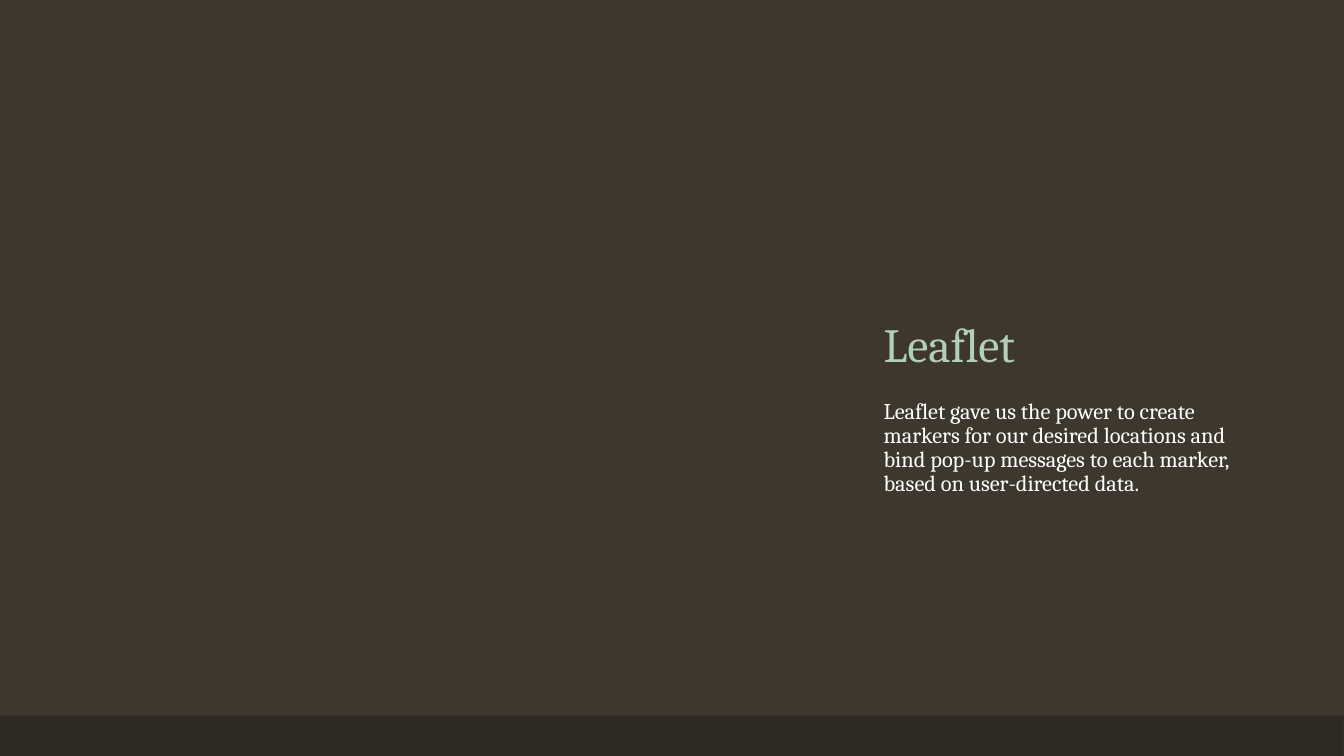
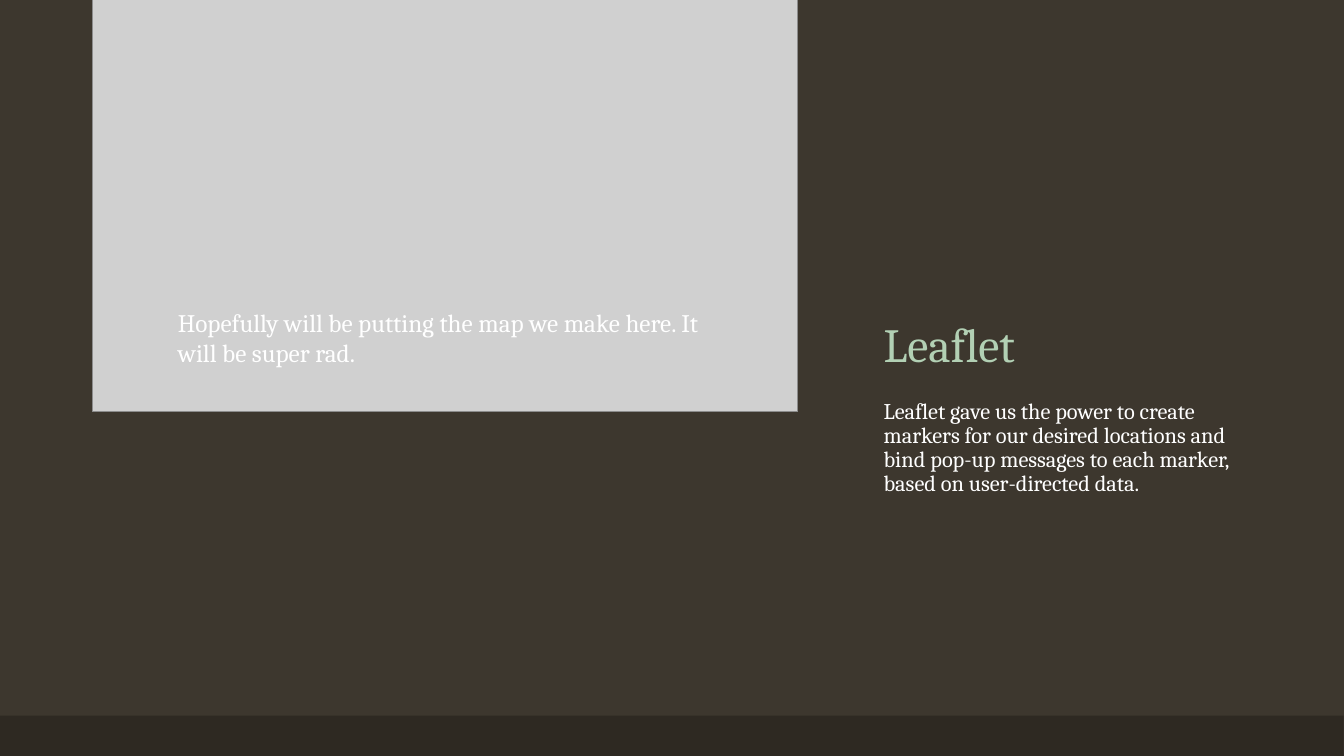
Before and after one commit to hannahdoby/project-3, a slide deck: slide 13 of YelpForTravelHelp.pptx. Drawn at 1344x756 pixels with LibreOffice and Linux fonts; fonts in the diff are those of the drawing; grey boxes stand for pictures. Boxes give left, top, right and bottom in pixels: in the first picture for what was removed or moved away, otherwise in the second. Text is boxed around its words. In the diff, an @@ line names an element or a change of style, - is before the commit and + after.

```diff
--- a/YelpForTravelHelp.pptx
+++ b/YelpForTravelHelp.pptx
@@ picture added at bbox=[93, 0, 799, 411] @@
@@ text added at bbox=[178, 315, 698, 367], 18 pt, text #FFFFFF @@
+Hopefully will be putting the map we make here. It will be super rad.
```
Also in this commit, not shown: 3 other slides changed, 1 slide added, 1 slide removed.
